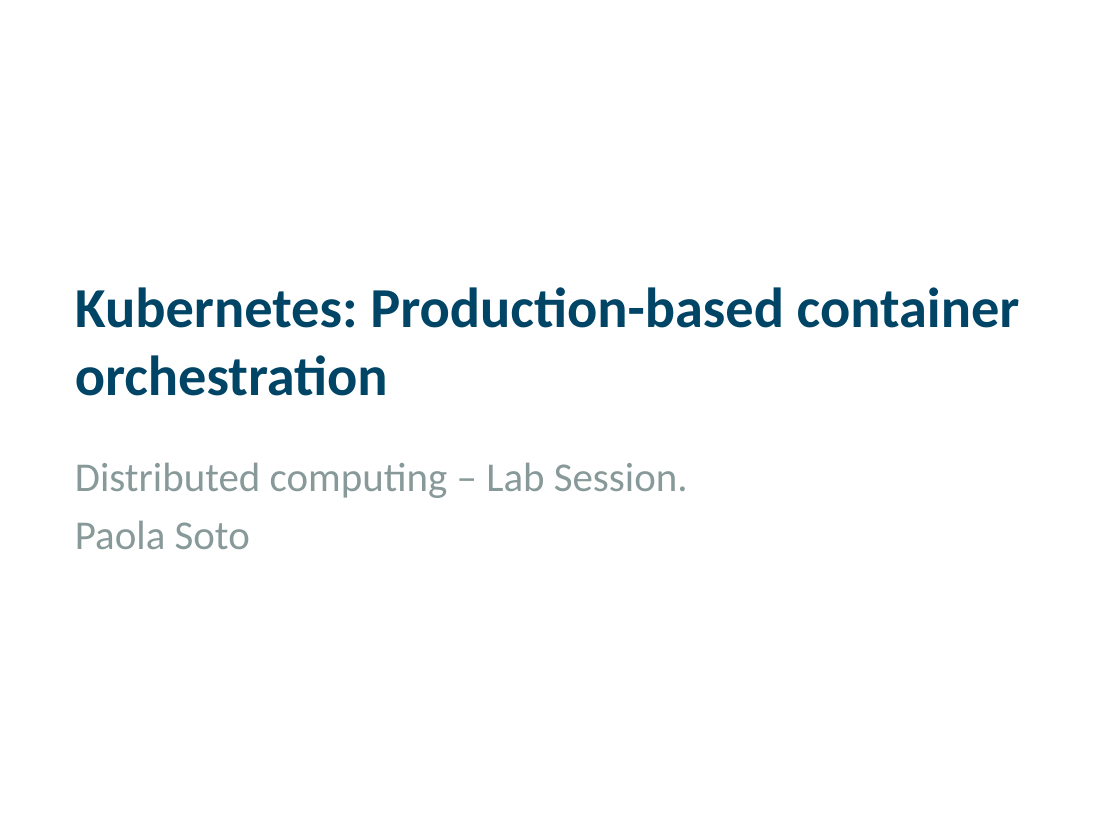
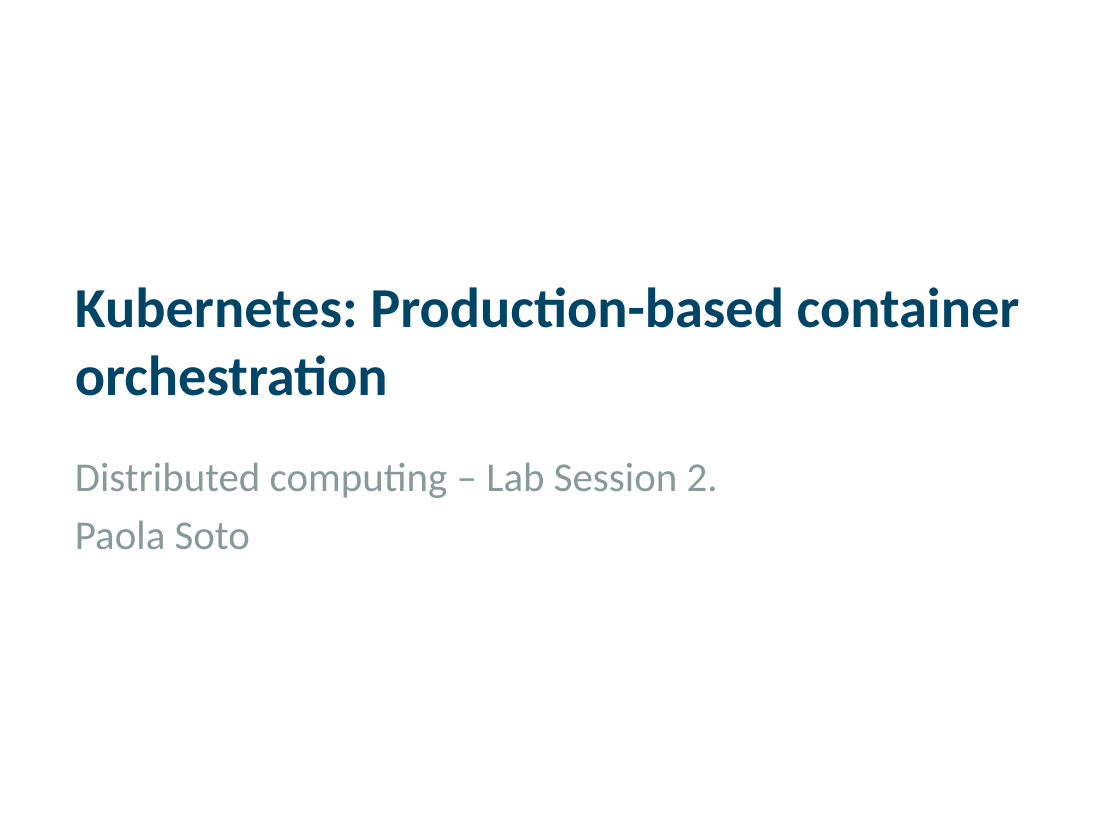
Before and after one commit to paolasoto88/dist-compt-lab-kubernetes, a slide deck: slide 15 of k8s-distcomp-lab.pptx (slide 1 before the commit). Drawn at 1120x840 pixels with LibreOffice and Linux fonts; fonts in the diff are those of the drawing; background and template pictures are left out. Boxes give left, top, right and bottom in pixels: in the first picture for what was removed or moved away, otherwise in the second. Text is boxed around its words. In the diff, an @@ line names an element or a change of style, - is before the commit and + after.

```diff
--- a/k8s-distcomp-lab.pptx
+++ b/k8s-distcomp-lab.pptx
@@ subtitle at <box>75,462,718,498</box>: text changed @@
-Distributed computing – Lab Session.
+Distributed computing – Lab Session 2.
```
Also in this commit, not shown: 1 other slide changed, 14 slides added.
